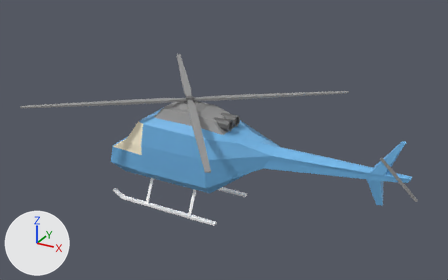
The glTF model portfolio/models/helicopter.glb: old version first, new version second.
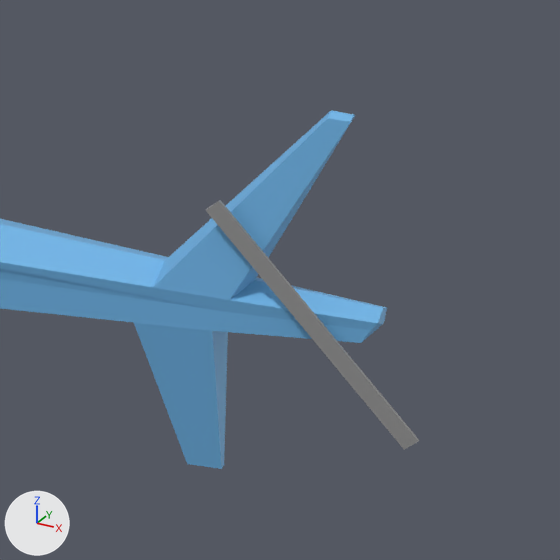
Each version appears first whole from a camera (50 mm lens) standing at (2.137, -2.731, 2.364) and looking at (0.264, 0.675, 0.661), and next in a close-up on the part from 76% to 99% of the width and 43% to 79% of the height. Arrows for +X, +Y and +Z are at lower left; the lights stay in place. Where no turn or scale is listed for an object, it has been applied to the vertices.

In view in the first close-up: 'back rotor', 'top bit'.
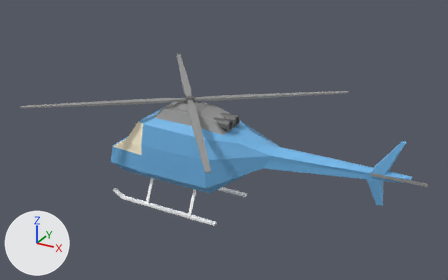
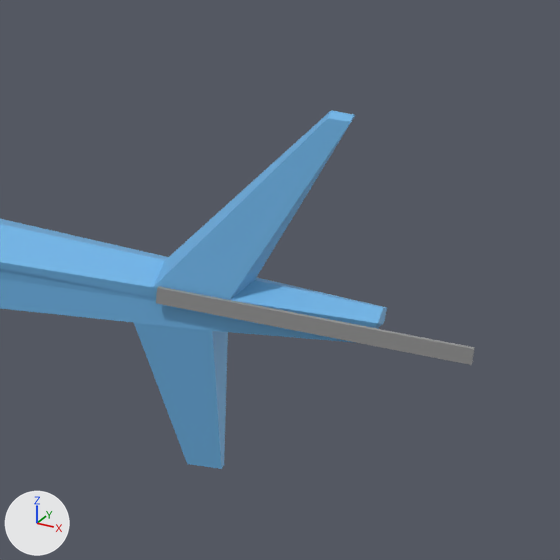
The newer file is also rescaled (x0.617), turned or shifted as a whole; pictures and numbers use the older file's frame.

Edits to the bpy script that builds the scene:
```text
Change ob_back_rotor:
    ob_back_rotor.rotation_euler: (0.0, 0.785, 0.06) -> (0.0, 0.0, 0.06)  # degrees (0, 45, 3.4) -> degrees (0, 0, 3.4)
```

What differs and where, as boxes [x1, y1, x2, y2] in the close-ups (560 x 560 px):
'back rotor', turned: before [206, 200, 419, 450]; after [156, 286, 475, 365]
